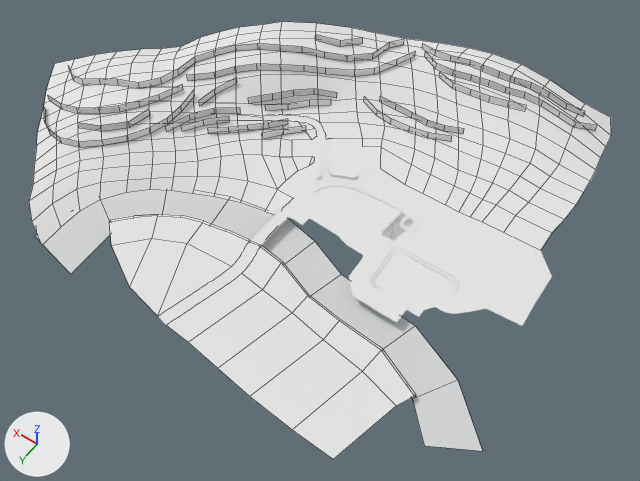
An edit to the Blender file missions/TUTORIAL/scene.blend, drawn before and after from the same camera.
Before and after are seen from a 50 mm lens placed at (-546.0, 917.0, 1262.0), pointed at (69.0, 57.0, -89.0). The axes (+X, +Y, +Z) are drawn at lower left. The lights are the same throughout. Mesh edges are drawn as thin lines on the coarser meshes.

Names of what the first picture shows: 'field00', 'rect02', 'rect03', 'rect03.001', 'rect04', 'rect05', 'rect06', 'road06', 'road07', 'road11', 'trees00', 'water00'.
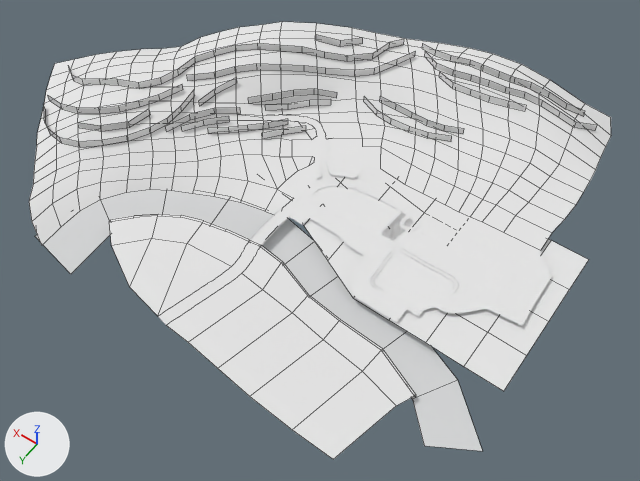
Where the change shows, as pixel boxes (x1, y1, x2, y2) in the pictures (640 x 481 px):
```json
{"object": "bg00", "change": "shown", "after": [303, 156, 589, 391]}
```

The change, as JSON lines over the scene's bpy script:
```json
{"block": "me_plane_051", "where": "# used by ob_bg00; location = (0.0, 0.0, 0.0)"}
{"op": "remove", "block": "me_plane_051", "code": "me_plane_051.from_pydata(...)  # 4 vertices, 1 face; spans x -362.0..173.0, y -96.0..186.0, z -3.0"}
{"op": "add", "block": "me_plane_051", "code": "me_plane_051.from_pydata(...)  # 45 vertices, 32 faces; spans x -387.0..260.0, y -151.0..190.0, z -3.0"}
{"block": "me_plane_051", "change": "me_plane_051 part 1: the whole mesh is rebuilt"}
{"op": "remove", "block": "ob_bg00", "code": "ob_bg00.hide_set(True)"}
```
